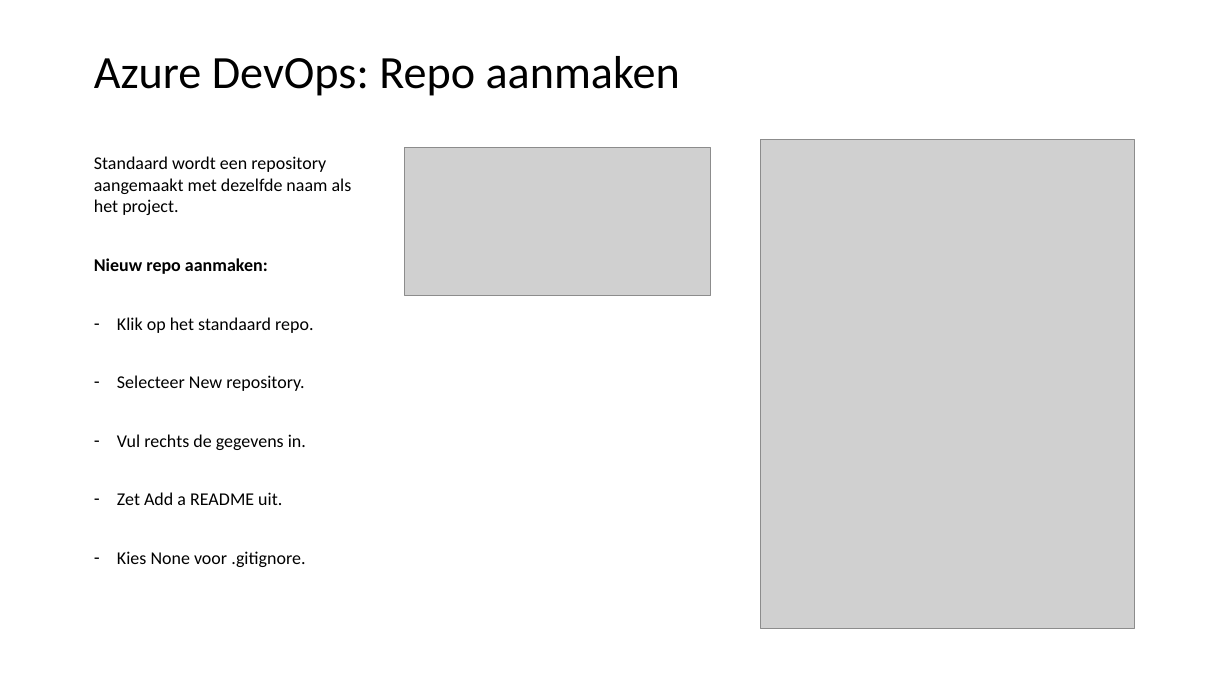
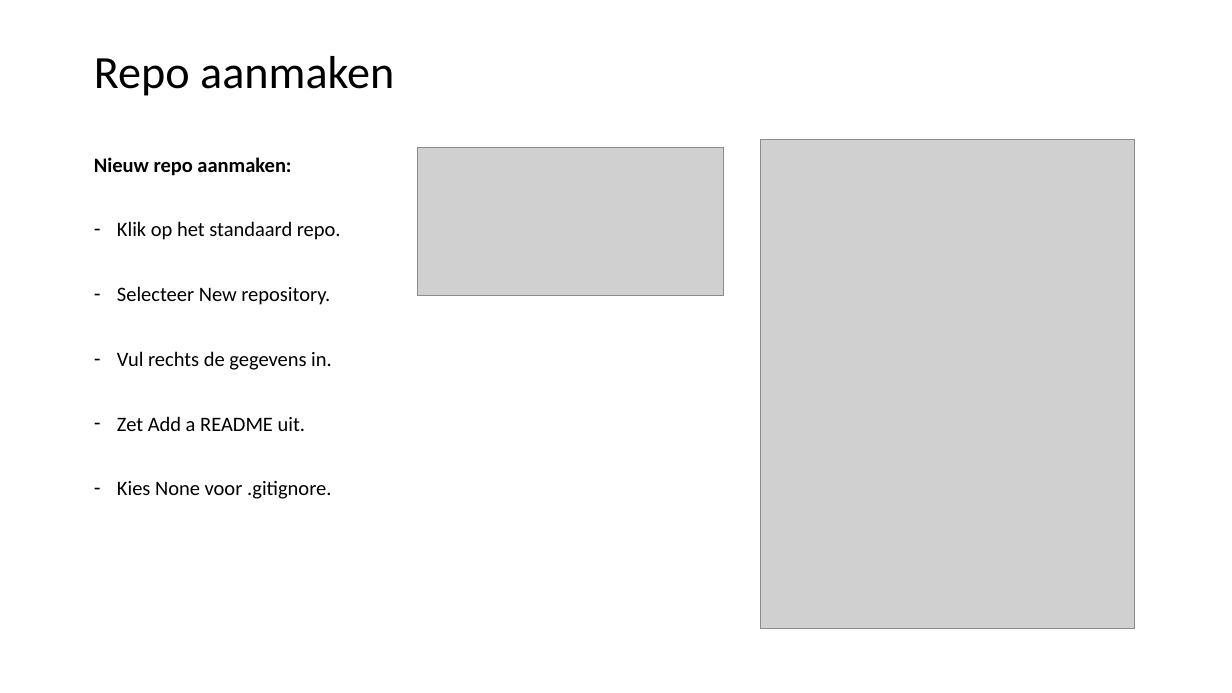
Before and after one commit to LFKoning/knowledge-sharing, a slide deck: slide 45 of git_course/2_collaboration/git_collaboration.pptx (slide 12 before the commit). Drawn at 1232x693 pixels with LibreOffice and Linux fonts; fonts in the diff are those of the drawing; grey boxes stand for pictures. Boxes give left, top, right and bottom in pixels: in the first picture for what was removed or moved away, otherwise in the second. Text is boxed around its words. In the diff, an @@ line names an element or a change of style, - is before the commit and + after.

```diff
--- a/git_course/2_collaboration/git_collaboration.pptx
+++ b/git_course/2_collaboration/git_collaboration.pptx
@@ title at [94, 56, 394, 96]: text changed @@
-Azure DevOps: Repo aanmaken
+Repo aanmaken
@@ text "Nieuw repo aanmaken:" at [94, 157, 341, 499]: size 14 to 16 pt @@
@@ picture: place and size @@
-picture at [405, 147, 711, 295]
+picture at [418, 147, 724, 295]
@@ text at [94, 156, 352, 215]: paragraph removed @@
-Standaard wordt een repository aangemaakt met dezelfde naam als het project.
```
Also in this commit, not shown: 48 other slides changed, 7 slides added, 4 slides removed, 2 other files.
